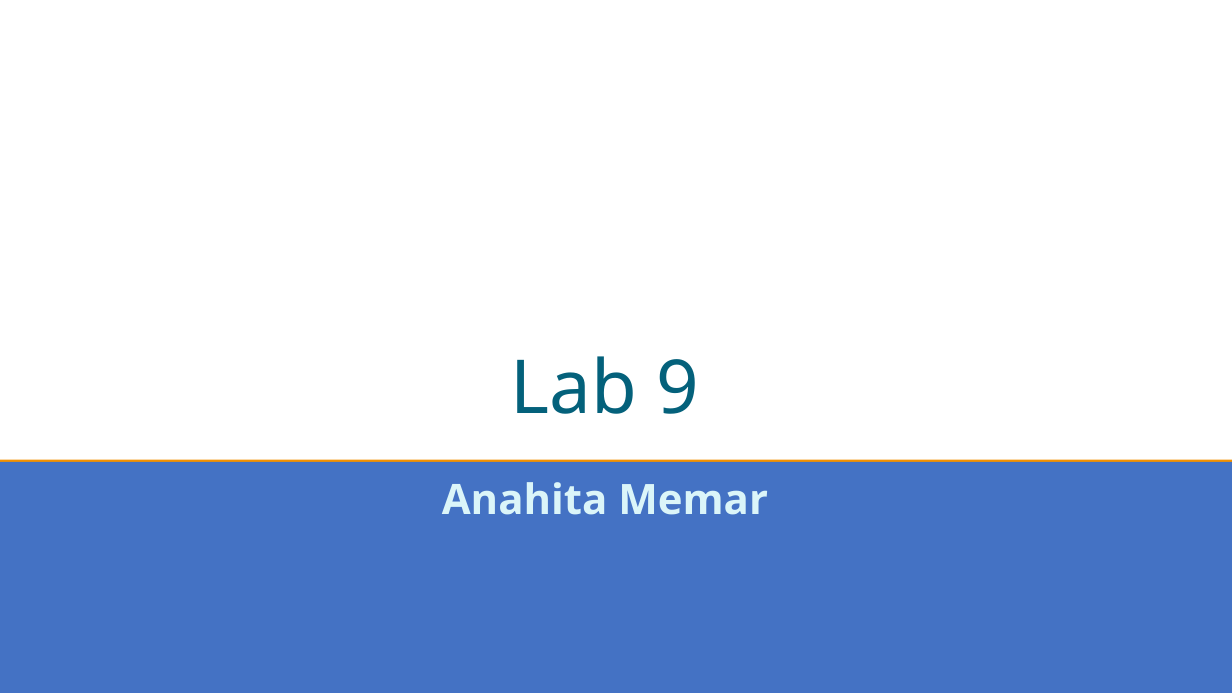
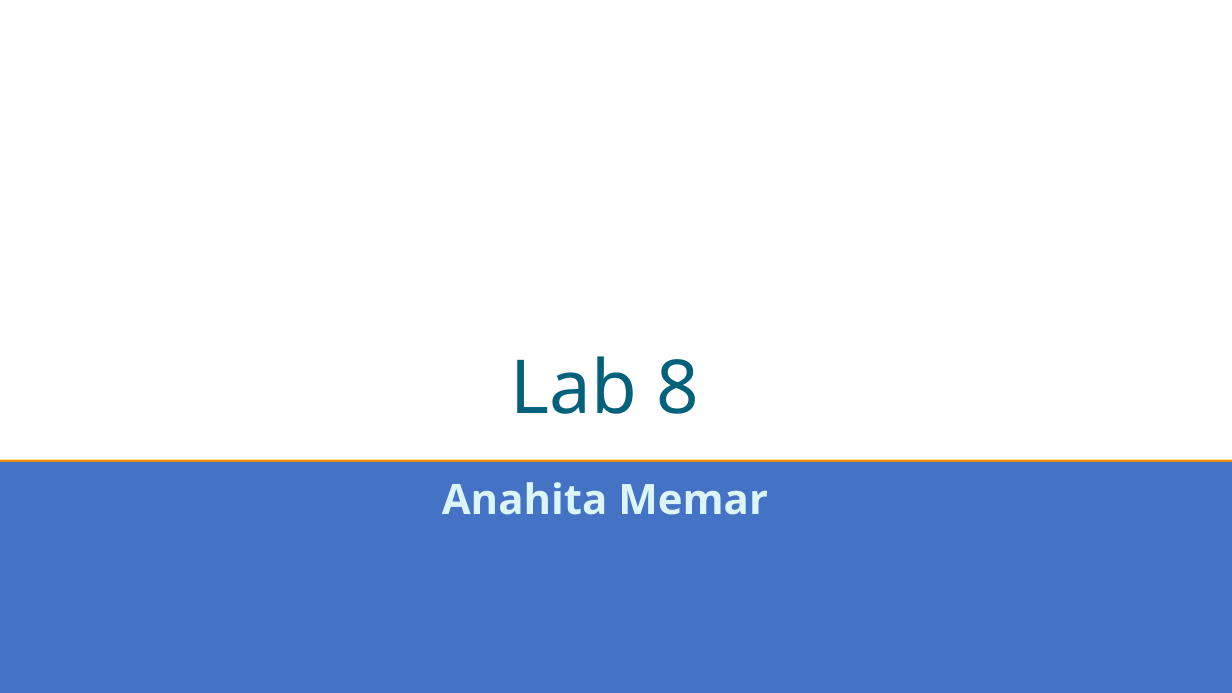
Before and after one commit to KUEECS168/wed-11-00-am-lab08-Anahita1257, a slide deck: slide 1 of Lab8_ana.ppt. Drawn at 1232x693 pixels with LibreOffice and Linux fonts; fonts in the diff are those of the drawing. Boxes give left, top, right and bottom in pixels: in the first picture for what was removed or moved away, otherwise in the second. Text is boxed around its words. In the diff, an @@ line names an element or a change of style, - is before the commit and + after.

```diff
--- a/Lab8_ana.ppt
+++ b/Lab8_ana.ppt
@@ title at box(511, 356, 700, 414): text changed @@
-Lab 9
+Lab 8
```
Also in this commit, not shown: 1 other slide changed.
